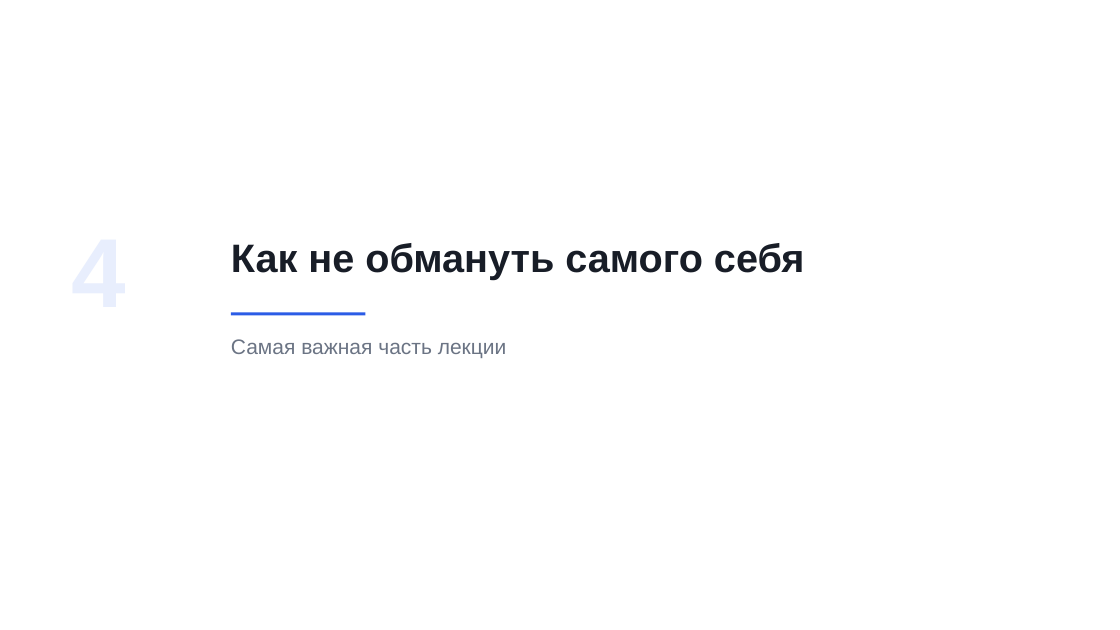
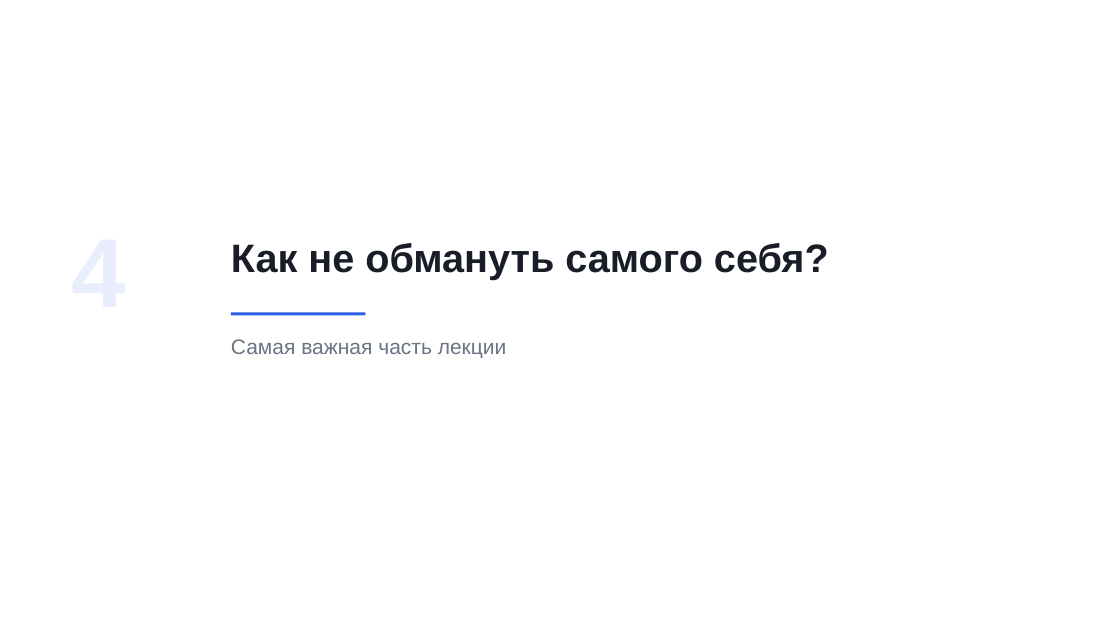
Before and after one commit to rustam-azimov/ml-course-hse, a slide deck: slide 35 of lectures/lecture01.pptx. Drawn at 1120x630 pixels with LibreOffice and Linux fonts; fonts in the diff are those of the drawing. Boxes give left, top, right and bottom in pixels: in the first picture for what was removed or moved away, otherwise in the second. Text is boxed around its words. In the diff, an @@ line names an element or a change of style, - is before the commit and + after.

```diff
--- a/lectures/lecture01.pptx
+++ b/lectures/lecture01.pptx
@@ text at <box>231,243,829,280</box>: text changed @@
-Как не обмануть самого себя
+Как не обмануть самого себя?
```
Also in this commit, not shown: 13 other slides changed, 2 other files.
